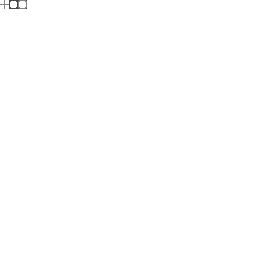
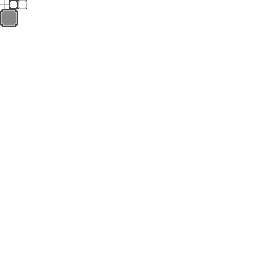
Layer changes from the first 256 × 256 image to the second:
painted on "Tło" over [0, 0, 27, 27]
